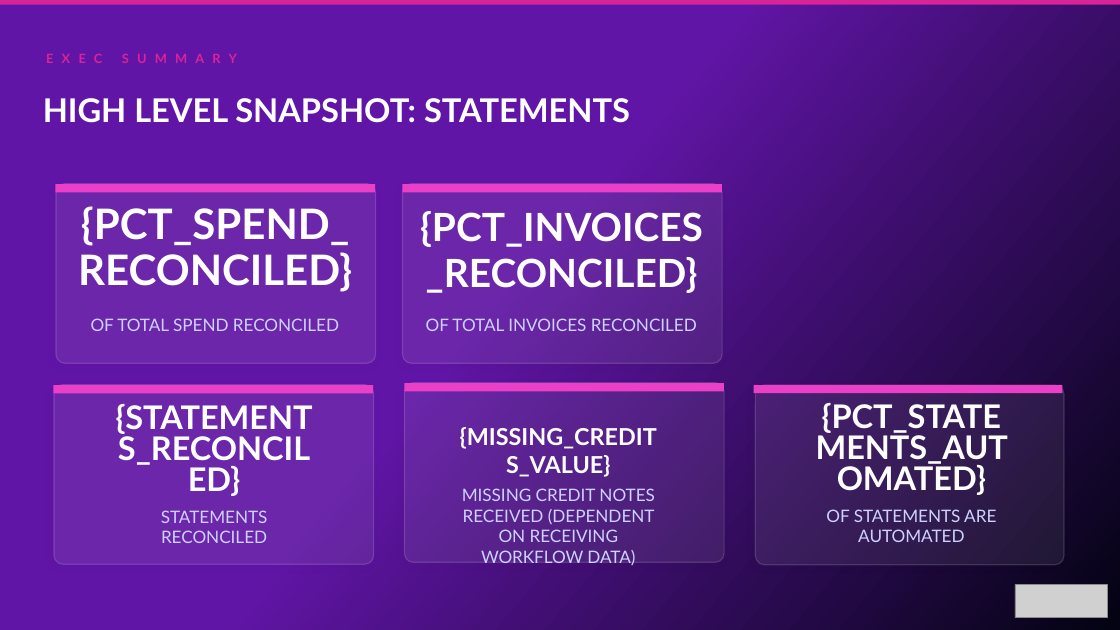
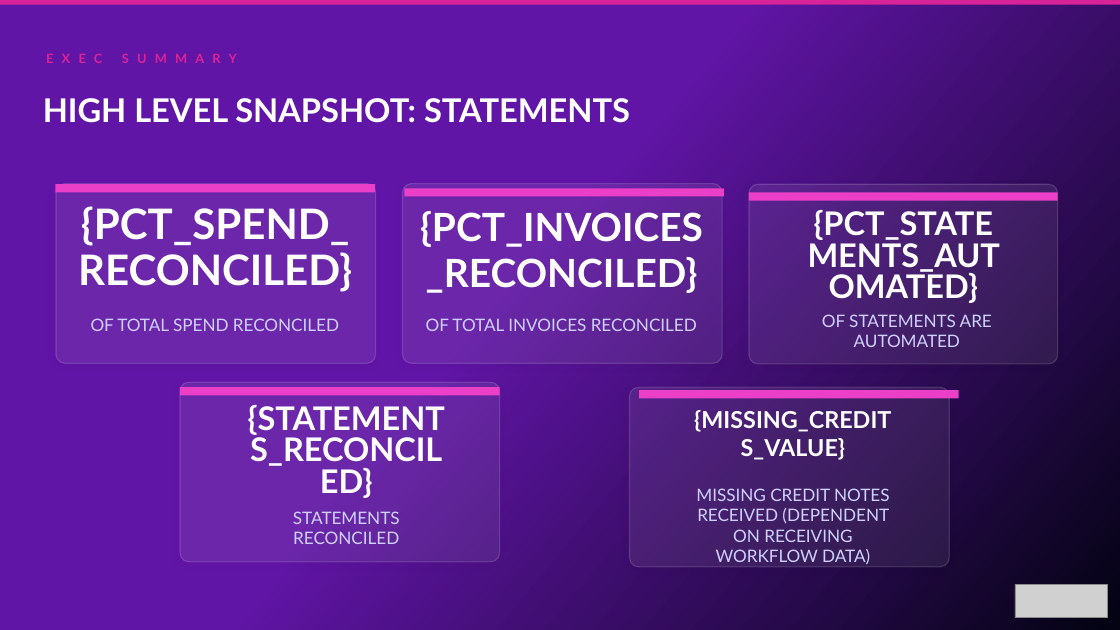
Before and after one commit to oresanniowo-beep/EBR-Gen-v2, a slide deck: slide 11 of EBR_Template.pptx. Drawn at 1120x630 pixels with LibreOffice and Linux fonts; fonts in the diff are those of the drawing; grey boxes stand for pictures. Boxes give left, top, right and bottom in pixels: in the first picture for what was removed or moved away, otherwise in the second. Text is boxed around its words. In the diff, an @@ line names an element or a change of style, - is before the commit and + after.

```diff
--- a/EBR_Template.pptx
+++ b/EBR_Template.pptx
@@ rectangle: place and size @@
-rectangle at (402,184,723,192)
+rectangle at (404,188,724,197)
@@ rectangle: place and size @@
-rectangle at (754,385,1062,393)
+rectangle at (749,192,1058,201)
@@ rounded rectangle: place and size @@
-rounded rectangle at (755,385,1064,565)
+rounded rectangle at (749,184,1058,364)
@@ text "{PCT_STATEMENTS_AUTOMATED}": place and size @@
-text "{PCT_STATEMENTS_AUTOMATED}" at (822,403,1002,433)
+text "{PCT_STATEMENTS_AUTOMATED}" at (814,210,994,240)
@@ text "OF STATEMENTS ARE AUTOMATED": place and size @@
-text "OF STATEMENTS ARE AUTOMATED" at (826,509,996,542)
+text "OF STATEMENTS ARE AUTOMATED" at (822,314,992,347)
@@ rectangle: place and size @@
-rectangle at (54,386,374,394)
+rectangle at (180,387,500,396)
@@ rounded rectangle: place and size @@
-rounded rectangle at (54,385,374,565)
+rounded rectangle at (180,382,500,562)
@@ rounded rectangle: place and size @@
-rounded rectangle at (405,382,725,562)
+rounded rectangle at (629,387,949,567)
@@ text "{MISSING_CREDITS_VALUE}": place and size @@
-text "{MISSING_CREDITS_VALUE}" at (460,427,657,477)
+text "{MISSING_CREDITS_VALUE}" at (694,410,891,460)
@@ rectangle: place and size @@
-rectangle at (404,383,724,392)
+rectangle at (639,390,960,398)
@@ text "STATEMENTS RECONCILED": place and size @@
-text "STATEMENTS RECONCILED" at (161,510,268,543)
+text "STATEMENTS RECONCILED" at (293,511,400,544)
@@ text "MISSING CREDIT NOTES RECEIVED (DEPENDENT ...": place and size @@
-text "MISSING CREDIT NOTES RECEIVED (DEPENDENT ..." at (462,488,655,565)
+text "MISSING CREDIT NOTES RECEIVED (DEPENDENT ..." at (696,488,889,565)
```
Also in this commit, not shown: 5 other slides changed.
